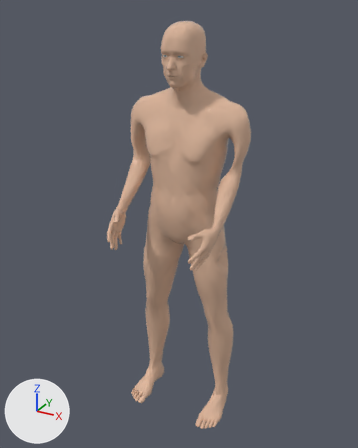
The glTF model public/bodymap3d/v3/real-human/body-senior-maennlich-real-v3.glb, before and after one commit.
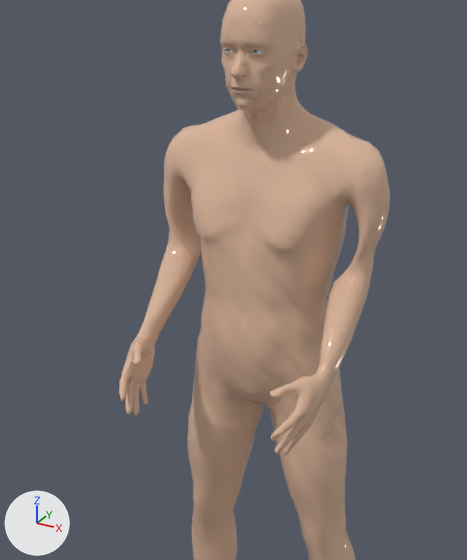
The first picture shows the older version from a camera (50 mm lens) standing at (0.871, -1.551, 1.696) and looking at (-0.003, 0.037, 0.902). The close-ups show the older and then the newer version on the part from 12% to 82% of the width and 6% to 73% of the height of that picture. Only the edits that show in the close-ups are written down. Every picture has the same lights, and +X, +Y and +Z are marked at lower left. Vertices at exactly the same position are counted once.

Before the edit, the objects in view are built like this:
```python
me_real_human_body = bpy.data.meshes.new('real-human-body')
me_real_human_body.from_pydata(...)  # 13380 vertices, 26756 faces; spans x -0.25..0.25, y -0.21..0.21, z 0.0..1.65
me_real_human_body.materials.append(mat_skin_real_human)  # its picture is missing
# before: 11139 (0.17, 0.08, 0.84) at pixel (336, 400), 11142 (0.17, 0.1, 0.83) at pixel (341, 402), 11147 (0.17, 0.08, 0.83) at pixel (336, 406), 11203 (0.17, 0.1, 0.82) at pixel (341, 408), 11208 (0.17, 0.08, 0.82) at pixel (335, 412)
# before: 11221 (0.17, 0.05, 0.81) at pixel (330, 418), 11238 (0.17, 0.05, 0.8) at pixel (331, 424), 11241 (0.17, 0.1, 0.8) at pixel (338, 414), 11242 (0.17, 0.08, 0.8) at pixel (333, 418), 11249 (0.16, 0.1, 0.78) at pixel (334, 421)
# before: 11254 (0.16, 0.07, 0.78), 13173 (0.16, 0.05, 0.76) at pixel (326, 440)
ob_real_human_body = bpy.data.objects.new('real-human-body', me_real_human_body)
ob_real_human_body.location = (0.0, 0.0, 0.0)
```
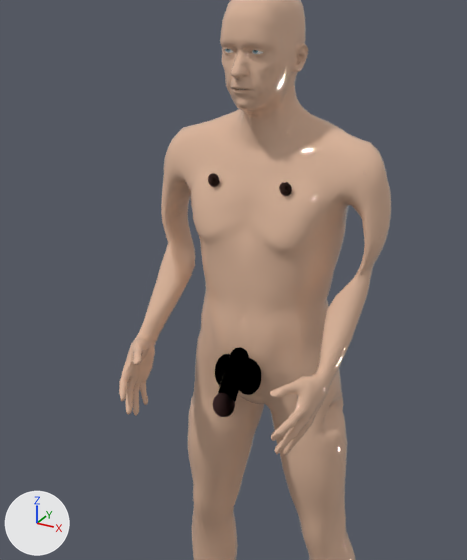
What differs and where, as boxes (x1, y1, x2, y2) in the close-ups (467 x 560 px; the box of a moved part takes in the faces that stretch with it):
'real-human-body', reshaped
    before: (119, 0, 390, 560)
    after: (119, 0, 391, 560)
'real-human-penis', added
    after: (218, 348, 249, 402)
'real-human-scrotum-right', added
    after: (239, 358, 262, 395)
'real-human-glans', added
    after: (213, 393, 235, 417)
'real-human-scrotum-left', added
    after: (215, 354, 230, 386)
'real-human-areola-right', added
    after: (279, 182, 292, 196)
'real-human-areola-left', added
    after: (208, 173, 219, 187)
'real-human-nipple-right', added
    after: (281, 185, 288, 193)
'real-human-nipple-left', added
    after: (209, 177, 216, 184)
part 1 of me_real_human_body, moved or reshaped
    before: (163, 180, 201, 286)
    after: (161, 181, 196, 286)
part 2 of me_real_human_body, moved or reshaped
    before: (327, 203, 388, 309)
    after: (328, 204, 391, 309)
part 3 of me_real_human_body, moved or reshaped
    both: (322, 389, 346, 454)

The change, as a diff of the scene's bpy script:
```diff
--- a/public/bodymap3d/v3/real-human/body-senior-maennlich-real-v3.glb.py
+++ b/public/bodymap3d/v3/real-human/body-senior-maennlich-real-v3.glb.py
@@ me_real_human_body @@
 me_real_human_body.from_pydata(...)  # 13380 vertices, 26756 faces; spans x -0.25..0.25, y -0.21..0.21, z 0.0..1.65
-me_real_human_body.vertices[13171].co = (0.15, 0.07, 0.76)
+# me_real_human_body part 1: 178 of the vertices in x -0.25..-0.16, y 0.03..0.14, z 1.08..1.25 are scaled about their middle by (0.848, 1, 1.02), then moved by (-0.01, 0.0, 0.0)
+# me_real_human_body part 2: 178 of the vertices in x 0.16..0.25, y 0.03..0.14, z 1.08..1.25 are scaled about their middle by (0.848, 1, 1.02), then moved by (0.01, 0.0, 0.0)
+# me_real_human_body part 3
+for i in [11147, 11203, 11208, 11238, 11242]: me_real_human_body.vertices[i].co += Vector((-0.02, 0.0, 0.0))
+for i in [11139, 11142, 11221, 11241]: me_real_human_body.vertices[i].co += Vector((-0.01, 0.0, 0.0))
+for i in [11249, 11254, 13173]: me_real_human_body.vertices[i].co += Vector((0.02, 0.0, 0.0))
+me_real_human_body.vertices[13171].co = (0.18, 0.07, 0.76)  # pixel (339, 438)
 me_real_human_body.materials.append(mat_skin_real_human)
@@ ob_real_human_scrotum_right @@
+ob_real_human_scrotum_right = bpy.data.objects.new('real-human-scrotum-right', me_real_human_scrotum_right)  # a UV sphere (22 segments, 14 rings, poles along z) spanning x -0.0047..0.0517, y -0.065..-0.0129, z 0.874..0.9529; in mat_skin_real_human (its picture is missing)
+ob_real_human_scrotum_right.location = (0.0, 0.0, 0.0)
@@ ob_real_human_scrotum_left @@
+ob_real_human_scrotum_left = bpy.data.objects.new('real-human-scrotum-left', me_real_human_scrotum_left)  # a UV sphere (22 segments, 14 rings, poles along z) spanning x -0.0517..0.0047, y -0.065..-0.0129, z 0.874..0.9529; in mat_skin_real_human (its picture is missing)
+ob_real_human_scrotum_left.location = (0.0, 0.0, 0.0)
@@ ob_real_human_glans @@
+ob_real_human_glans = bpy.data.objects.new('real-human-glans', me_real_human_glans)  # 351 vertices, 696 faces; spans x -0.0224..0.0224, y -0.1187..-0.0757, z 0.8429..0.8956; in mat_genital_mucosa (pink #c48e8b)
+ob_real_human_glans.location = (0.0, 0.0, 0.0)
@@ ob_real_human_penis @@
+ob_real_human_penis = bpy.data.objects.new('real-human-penis', me_real_human_penis)  # 364 vertices, 720 faces; spans x -0.0197..0.0197, y -0.1049..-0.0145, z 0.8613..0.9688; in mat_skin_real_human (its picture is missing)
+ob_real_human_penis.location = (0.0, 0.0, 0.0)
@@ ob_real_human_nipple_right @@
+ob_real_human_nipple_right = bpy.data.objects.new('real-human-nipple-right', me_real_human_nipple_right)  # a UV sphere (16 segments, 10 rings, poles along z) spanning x 0.07177..0.08662, y -0.00238..0.01082, z 1.28782..1.30268; in mat_areola_skin (beige #b8897c)
+ob_real_human_nipple_right.location = (0.0, 0.0, 0.0)
@@ ob_real_human_areola_right @@
+ob_real_human_areola_right = bpy.data.objects.new('real-human-areola-right', me_real_human_areola_right)  # 222 vertices, 440 faces; spans x 0.066..0.0924, y 0.005..0.0133, z 1.282..1.3084; in mat_areola_skin (beige #b8897c)
+ob_real_human_areola_right.location = (0.0, 0.0, 0.0)
@@ ob_real_human_nipple_left @@
+ob_real_human_nipple_left = bpy.data.objects.new('real-human-nipple-left', me_real_human_nipple_left)  # a UV sphere (16 segments, 10 rings, poles along z) spanning x -0.08662..-0.07177, y -0.00238..0.01082, z 1.28782..1.30268; in mat_areola_skin (beige #b8897c)
+ob_real_human_nipple_left.location = (0.0, 0.0, 0.0)
@@ ob_real_human_areola_left @@
+ob_real_human_areola_left = bpy.data.objects.new('real-human-areola-left', me_real_human_areola_left)  # 222 vertices, 440 faces; spans x -0.0924..-0.066, y 0.005..0.0133, z 1.282..1.3084; in mat_areola_skin (beige #b8897c)
+ob_real_human_areola_left.location = (0.0, 0.0, 0.0)
```
